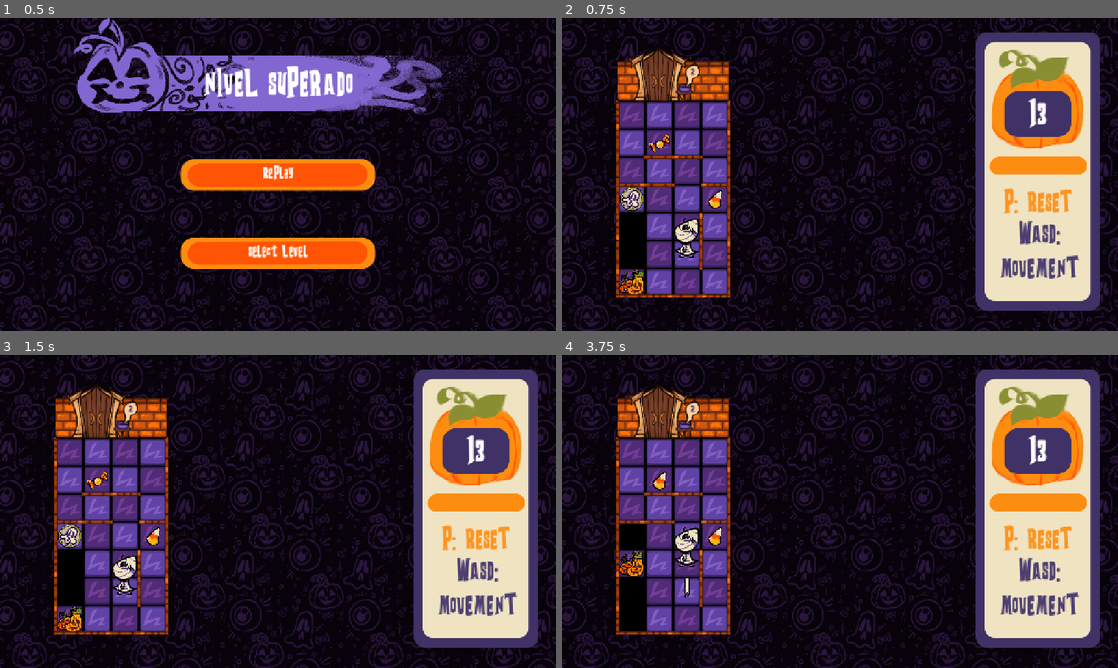
Above: before the commit, frames 1-4 (two rows, left to right).
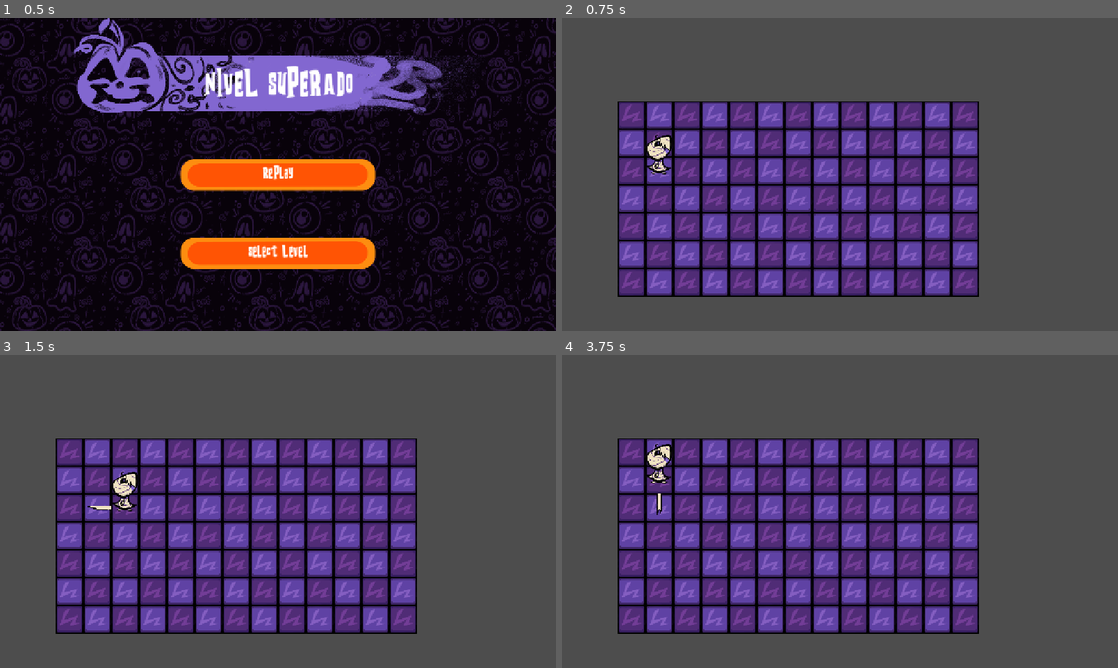
Above: after the commit, the same moments.

Repository: Couselin/RadiacionRune
Game: Godot game, scene res://01_scenes/04_screens/level_success.tscn
Same seed, same stepped clock (60 frames per second), same inputs: the game is played once before the commit and once after it. This scene is started directly instead of the project's main scene. The engine's default icon, where the game draws it, is replaced by a stand-in: a white triangle on a blue panel in a dark square.
Inputs:
- Up to frame 1 (0.5 s): no input
- Up to frame 2 (0.75 s): click "Replay" at 0.5 s
- Up to frame 3 (1.5 s): tap Enter at 1.25 s; hold D (right) from 1.28 s (still down)
- Up to frame 4 (3.75 s): tap P (reset) at 2, 2.75, 3.5 s; release D (right) at 2.03 s; hold S (down) 2.03-2.78 s; hold D (right) 2.78-3.53 s; hold W (up) from 3.53 s (still down)

Frame 1 is identical in both runs. In frame 2, 87% of the frame differs, in the area x 0-100%, y 0-100%; in frame 3, 88%; in frame 4, 88%.

Commit message:
Fixed replay button

Diff:
--- a/radiacion-rune/01_scenes/01_characters/00_player.gd
+++ b/radiacion-rune/01_scenes/01_characters/00_player.gd
@@ -113,6 +113,7 @@
 		collectOneCandy.emit(collectedCandy)
 		area.queue_free()
 	if area.get_collision_layer_value(8):
+		Global.last_level = get_parent().get_parent().levelNumber
 		call_deferred('go_to_level_success')
 	if area.get_collision_layer_value(4):
 		pressButtonWall.emit()
--- a/radiacion-rune/01_scenes/02_objects/game_ui.gd
+++ b/radiacion-rune/01_scenes/02_objects/game_ui.gd
@@ -8,5 +8,5 @@
 
 
 # Called every frame. 'delta' is the elapsed time since the previous frame.
-func _process(delta: float) -> void:
+func _process(_delta: float) -> void:
 	pass
--- a/radiacion-rune/01_scenes/04_screens/level_success.gd
+++ b/radiacion-rune/01_scenes/04_screens/level_success.gd
@@ -1,10 +1,17 @@
 extends Control
 
-
+var levelsPath: Array =[
+	"res://01_scenes/03_levels/99_test.tscn",
+	"res://01_scenes/03_levels/01_level1.tscn",
+	"res://01_scenes/03_levels/02_level2.tscn",
+	"res://01_scenes/03_levels/03_level3.tscn",
+	"res://01_scenes/03_levels/04_level4.tscn"
+]
 
 func _on_level_selection_button_pressed():
 	get_tree().change_scene_to_file("res://01_scenes/04_screens/level_selection.tscn")
 
 
 func _on_replay_button_pressed():
-	get_tree().change_scene_to_file("res://01_scenes/03_levels/01_level1.tscn")
+	var levelNumber = Global.last_level
+	get_tree().change_scene_to_file(levelsPath[levelNumber])
--- a/radiacion-rune/01_scenes/05_global/global.gd
+++ b/radiacion-rune/01_scenes/05_global/global.gd
@@ -1,3 +1,3 @@
 extends Node
 
-var last_level : String
+var last_level : int
--- a/radiacion-rune/project.godot
+++ b/radiacion-rune/project.godot
@@ -14,6 +14,10 @@
 run/main_scene="uid://c3kefqelt8ton"
 config/features=PackedStringArray("4.7", "Forward Plus")
 config/icon="res://icon.svg"
+
+[autoload]
+
+Global="*uid://ceblwnb0btc3e"
 
 [display]
 
